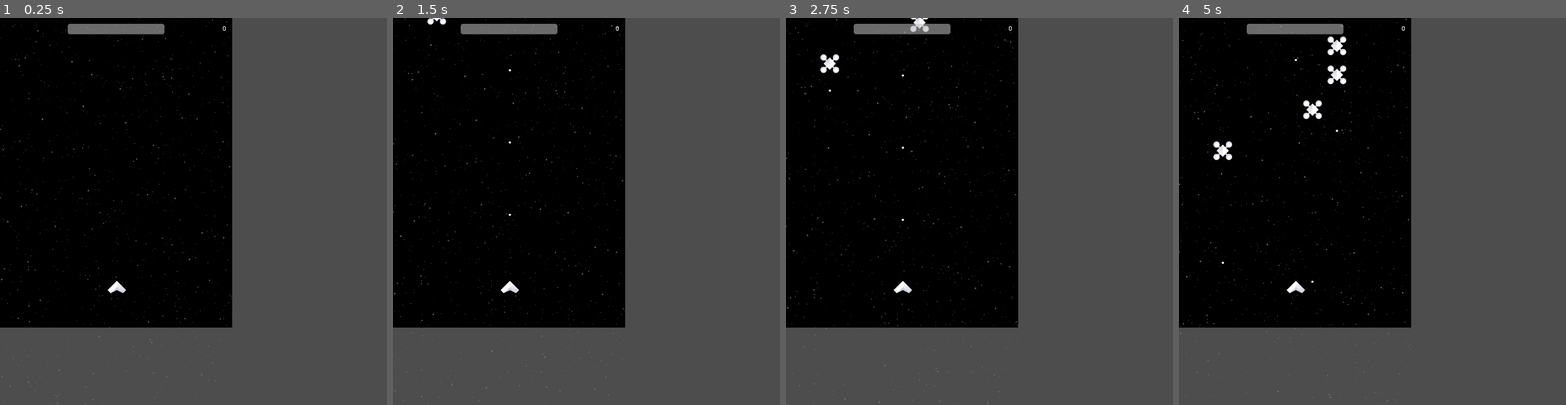
Above: before the commit, frames 1-4 (left to right).
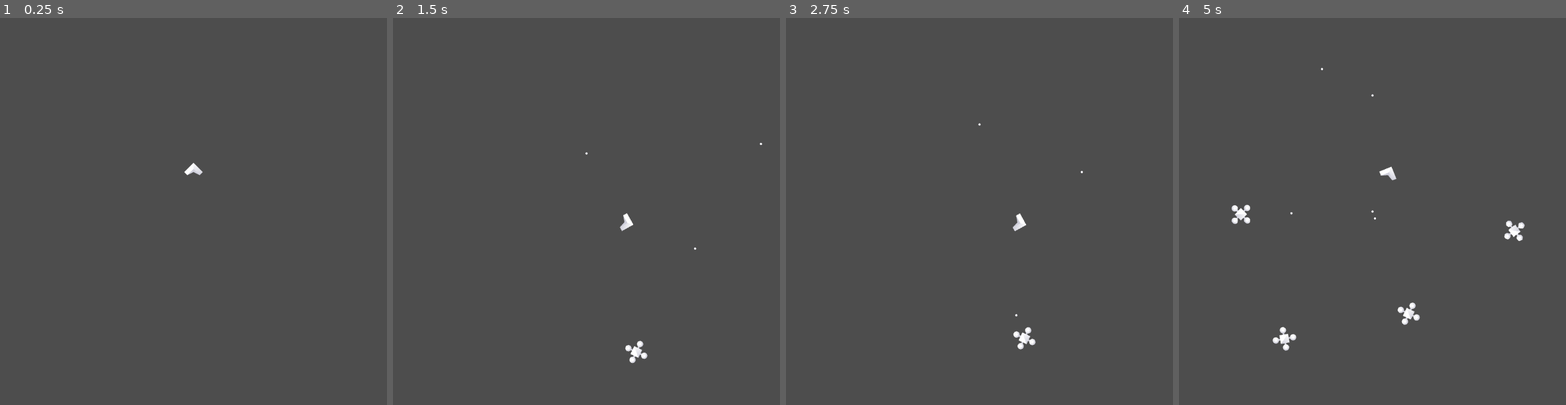
Above: after the commit, the same moments.

Repository: redpebble/mini-jame-gam-39
Game: Godot game, scene res://scenes/world.tscn
Two runs of this game, one before a commit and one after it. Both use one fixed random seed, a clock stepped at 60 frames per second and the inputs below. Before the commit the project starts from res://scenes/main.tscn.
Inputs (mouse positions are in pixels of both pictures, inside the frame that each line leads up to):
- Up to frame 1 (0.25 s): no input
- Up to frame 2 (1.5 s): move the mouse to (671, 192) at 0.52 s; press the mouse at (671, 192) at 0.53 s; hold D (right) 0.53-1.28 s; move the mouse to (509, 230) at 1.27 s; release the mouse at (509, 230) at 1.28 s; hold A (left) from 1.28 s (still down); click (509, 230) at 1.35 s
- Up to frame 3 (2.75 s): move the mouse to (1018, 126) at 2.02 s; release A (left) at 2.03 s; press the mouse at (1018, 126) at 2.03 s; hold D (right) from 2.03 s (still down)
- Up to frame 4 (5 s): move the mouse to (1353, 288) at 2.77 s; release the mouse at (1353, 288) at 2.78 s; click (1353, 288) at 2.85 s; move the mouse to (1488, 269) at 3.52 s; release D (right) at 3.53 s; press the mouse at (1488, 269) at 3.53 s; hold A (left) from 3.53 s (still down); move the mouse to (1256, 153) at 4.27 s; release the mouse at (1256, 153) at 4.28 s; click (1256, 153) at 4.35 s

The runs differ from the first frame. In frame 1, 48% of the frame differs, in the area x 0-60%, y 0-100%; in frame 2, 48%; in frame 3, 48%; in frame 4, 48%, in the area x 0-90%, y 0-100%.

Commit message:
major fuckery afoot

Diff:
--- a/godot/project.godot
+++ b/godot/project.godot
@@ -11,7 +11,7 @@
 [application]
 
 config/name="Mini Jame Gam #39"
-run/main_scene="res://scenes/main.tscn"
+run/main_scene="res://scenes/world.tscn"
 config/features=PackedStringArray("4.3", "GL Compatibility")
 
 [display]
--- /dev/null
+++ b/godot/scenes/Hitbox.gd
@@ -0,0 +1,16 @@
+# Detected by HurtBox
+class_name HitBox
+extends Area2D
+
+#warning-ignore:UNUSED_SIGNAL
+signal detected(hurtbox) # not ideal, but signal is triggered from the hurtbox class >_>
+
+@export var damage := 1
+@export var knockback := 10
+
+var disabled := false : set = set_disabled
+var knockback_direction := Vector2.ZERO
+
+func set_disabled(state):
+	disabled = state
+	set_deferred("monitorable", not disabled)
--- /dev/null
+++ b/godot/scenes/Hurtbox.gd
@@ -0,0 +1,90 @@
+# Allows its owner to detect hits and take damage
+class_name HurtBox
+extends Area2D
+
+signal invincibility_started
+signal invincibility_ended
+
+@export var allow_retrigger := false ## Hitboxes don't need to reenter this area to inflict damage.
+@export var automatic_invincibility := false
+@export_range(0.1, 3, 0.1) var invincibilty_duration : float = 2.0 # seconds
+@export var friendly_groups : Array[String] = []
+@export var last_registered_hit := {
+	"damage" : 0,
+	"direction" : 0,
+}
+
+var invincible := false : set = set_invincible
+var i_timer : SceneTreeTimer = null
+
+
+func _init() -> void:
+	# The hurtbox should detect hits but not deal them. This variable does that.
+	monitorable = false
+
+
+func _ready() -> void:
+	connect("area_entered", self._on_area_entered)
+	connect("invincibility_started", self._on_invincibility_started)
+	connect("invincibility_ended", self._on_invincibility_ended)
+
+
+func _on_area_entered(hitbox):
+	if not allow_retrigger:
+		register_hit(hitbox)
+
+func _process(delta):
+	if allow_retrigger:
+		var hitboxes = get_overlapping_areas()
+		for hitbox in hitboxes:
+			register_hit(hitbox, delta * 0.5)
+
+
+func register_hit(hitbox : HitBox, modifier := 1.0):
+	if hitbox.owner == self:
+		return
+	if is_friendly(hitbox):
+		return
+
+	if owner.has_method("take_damage"):
+		owner.take_damage(hitbox.damage * modifier)
+		last_registered_hit.damage = hitbox.damage * modifier
+	if owner.has_method("take_knockback"):
+		var knockback_vec = -global_position.direction_to(hitbox.global_position)
+		if hitbox.get("knockback_direction") != null:
+			knockback_vec = hitbox.knockback_direction
+		owner.take_knockback(hitbox.knockback, knockback_vec)
+		last_registered_hit.direction = knockback_vec
+
+	# double check this export variable if experiencing issues
+	if automatic_invincibility:
+		start_invincibility(invincibilty_duration)
+
+
+	hitbox.detected.emit(self)
+
+
+## Invincibility ##
+func set_invincible(state):
+	invincible = state
+	if invincible:
+		emit_signal("invincibility_started")
+	else:
+		emit_signal("invincibility_ended")
+
+func start_invincibility(duration : float = invincibilty_duration):
+	self.set_invincible(true)
+	# start invincibility timer
+	i_timer = get_tree().create_timer(duration, false)
+	i_timer.connect("timeout", self.set_invincible.bind(false))
+
+func _on_invincibility_started():
+	set_deferred("monitoring", false)
+func _on_invincibility_ended():
+	set_deferred("monitoring", true)
+
+func is_friendly(hitbox : HitBox):
+	for g in friendly_groups:
+		if hitbox.owner.is_in_group(g):
+			return true
+	return false
--- a/godot/scenes/characters/character.gd
+++ /dev/null
@@ -1,3 +0,0 @@
-class_name Character extends DestructibleBody
-
-@export var speed: float
--- a/godot/scenes/characters/enemy.gd
+++ b/godot/scenes/characters/enemy.gd
@@ -1,23 +1,17 @@
-extends Character
+extends Node2D
+
+signal destroyed
 
 @export var collision_damage = 5
 @onready var gun = $Gun
-var direction: Vector2 = Vector2.DOWN
-
-func _physics_process(delta: float) -> void:
-	velocity = direction.normalized() * speed
-	look_at(position + velocity)
-	rotation += PI/2
-
-	var collision = move_and_collide(velocity * delta)
-	if collision:
-		deal_damage(collision.get_collider(), collision_damage)
-
-		# spawn explosion?
 
 func _on_gun_reloaded() -> void:
-	gun.fire()
+	gun.fire(Vector2.from_angle(global_rotation - PI/2))
 
 func _ready() -> void:
-	super()
-	gun.fire()
+	print(global_position)
+	gun.fire(Vector2.from_angle(global_rotation - PI/2))
+
+func take_damage(damage):
+	queue_free()
+	destroyed.emit()
--- a/godot/scenes/characters/enemy.tscn
+++ b/godot/scenes/characters/enemy.tscn
@@ -1,28 +1,30 @@
-[gd_scene load_steps=6 format=3 uid="uid://dw83puyctgkvr"]
+[gd_scene load_steps=7 format=3 uid="uid://dw83puyctgkvr"]
 
 [ext_resource type="Script" path="res://scenes/characters/enemy.gd" id="1_40tls"]
 [ext_resource type="Texture2D" uid="uid://1tcsmqagl20p" path="res://assets/sprites/enemy.png" id="1_k44jb"]
+[ext_resource type="Script" path="res://scenes/Hurtbox.gd" id="2_6qwq7"]
 [ext_resource type="PackedScene" uid="uid://bv71ipe4guxhc" path="res://scenes/weapons/gun.tscn" id="3_3scxx"]
 [ext_resource type="PackedScene" uid="uid://dq8py7uoxdep4" path="res://scenes/weapons/projectiles/pellet.tscn" id="4_lit67"]
 
 [sub_resource type="CircleShape2D" id="CircleShape2D_6gdus"]
 radius = 29.0
 
-[node name="Enemy" type="CharacterBody2D"]
-collision_layer = 2
+[node name="Enemy" type="Node2D"]
 script = ExtResource("1_40tls")
-speed = 100.0
-max_hp = 2
 
 [node name="Sprite2D" type="Sprite2D" parent="."]
 texture = ExtResource("1_k44jb")
 
-[node name="CollisionShape2D" type="CollisionShape2D" parent="."]
+[node name="HurtBox" type="Area2D" parent="."]
+collision_layer = 2
+script = ExtResource("2_6qwq7")
+
+[node name="CollisionShape2D" type="CollisionShape2D" parent="HurtBox"]
 shape = SubResource("CircleShape2D_6gdus")
 
 [node name="Gun" parent="." instance=ExtResource("3_3scxx")]
 reload_time = 1.5
-speed = 400
+speed = 300
 projectile = ExtResource("4_lit67")
 is_enemy_weapon = true
 
--- /dev/null
+++ b/godot/scenes/characters/pivot_enemy.gd
@@ -0,0 +1,16 @@
+extends Node2D
+
+@export var speed: float = 50
+var initial_distance: float = 400
+var angle: float = 0
+
+func _ready() -> void:
+	$Enemy.position.x = initial_distance
+	$Enemy.rotation -= PI/2
+	rotation = angle + PI/2
+
+func _physics_process(delta: float) -> void:
+	$Enemy.position.x -= delta * speed
+
+func _on_enemy_destroyed() -> void:
+	queue_free()
--- /dev/null
+++ b/godot/scenes/characters/pivot_enemy.tscn
@@ -0,0 +1,13 @@
+[gd_scene load_steps=3 format=3 uid="uid://bunwupkge7p2b"]
+
+[ext_resource type="Script" path="res://scenes/characters/pivot_enemy.gd" id="1_0012j"]
+[ext_resource type="PackedScene" uid="uid://dw83puyctgkvr" path="res://scenes/characters/enemy.tscn" id="2_mewn1"]
+
+[node name="PivotEnemy" type="Node2D"]
+script = ExtResource("1_0012j")
+speed = 30.0
+initial_distance = 500.0
+
+[node name="Enemy" parent="." instance=ExtResource("2_mewn1")]
+
+[connection signal="destroyed" from="Enemy" to="." method="_on_enemy_destroyed"]
--- a/godot/scenes/characters/player.gd
+++ b/godot/scenes/characters/player.gd
@@ -1,12 +1,22 @@
-extends Character
+extends Node2D
+
+signal hp_changed(current, max)
+signal destroyed
+
+@export var max_hp: int = 10
 
 @onready var gun = $Gun
 
+var hp = max_hp
+
 func _process(_delta: float) -> void:
 	if Input.is_action_pressed('fire'):
-		gun.fire(velocity)
+		gun.fire(Vector2.from_angle(global_rotation - PI/2))
 
-# func _physics_process(_delta: float) -> void:
-# 	var direction = Input.get_vector('left', 'right', 'up', 'down')
-# 	velocity = direction * speed
-# 	move_and_slide()
+func take_damage(damage):
+	hp -= damage
+	hp = clamp(hp, 0, max_hp)
+	hp_changed.emit(hp, max_hp)
+	if hp == 0:
+		queue_free()
+		destroyed.emit()
--- a/godot/scenes/characters/player.tscn
+++ b/godot/scenes/characters/player.tscn
@@ -1,23 +1,25 @@
-[gd_scene load_steps=6 format=3 uid="uid://dcp0ihw4v50o5"]
+[gd_scene load_steps=7 format=3 uid="uid://dcp0ihw4v50o5"]
 
 [ext_resource type="Script" path="res://scenes/characters/player.gd" id="1_bvevi"]
 [ext_resource type="Texture2D" uid="uid://cchpyrnuabq1e" path="res://assets/sprites/ship.png" id="1_spk3r"]
+[ext_resource type="Script" path="res://scenes/Hurtbox.gd" id="3_0lu25"]
 [ext_resource type="PackedScene" uid="uid://bv71ipe4guxhc" path="res://scenes/weapons/gun.tscn" id="3_t1q00"]
 [ext_resource type="PackedScene" uid="uid://dq8py7uoxdep4" path="res://scenes/weapons/projectiles/pellet.tscn" id="4_5cvu7"]
 
 [sub_resource type="CircleShape2D" id="CircleShape2D_luxlo"]
 radius = 20.0
 
-[node name="Player" type="CharacterBody2D"]
-collision_mask = 6
+[node name="Player" type="Node2D"]
 script = ExtResource("1_bvevi")
-speed = 400.0
-max_hp = 10
 
 [node name="Sprite2D" type="Sprite2D" parent="."]
 texture = ExtResource("1_spk3r")
 
-[node name="CollisionShape2D" type="CollisionShape2D" parent="."]
+[node name="HurtBox" type="Area2D" parent="."]
+collision_mask = 2
+script = ExtResource("3_0lu25")
+
+[node name="CollisionShape2D" type="CollisionShape2D" parent="HurtBox"]
 position = Vector2(0, 4)
 shape = SubResource("CircleShape2D_luxlo")
 
--- a/godot/scenes/destructible_body.gd
+++ /dev/null
@@ -1,31 +0,0 @@
-class_name DestructibleBody extends CharacterBody2D
-
-signal hp_changed(current, max)
-signal destroyed
-
-@export var max_hp: int
-var hp: int
-
-func set_hp(value):
-	if hp && hp == value: return
-	hp = value
-	hp_changed.emit(hp, max_hp)
-
-func deal_damage(body, dmg):
-	if body && body.has_method("take_damage"):
-		body.take_damage(dmg)
-
-func take_damage(dmg: int):
-	hp -= dmg
-	hp = clamp(hp, 0, max_hp)
-	hp_changed.emit(hp, max_hp)
-	if hp <= 0:
-		destroy()
-
-func destroy():
-	# explosion?
-	queue_free()
-	destroyed.emit()
-
-func _ready() -> void:
-	set_hp(max_hp)
--- /dev/null
+++ b/godot/scenes/enemy_pivot_group.gd
@@ -0,0 +1,12 @@
+extends Node2D
+
+signal enemy_spawned(enemy)
+
+@export var enemy_to_spawn: PackedScene
+
+func _on_spawn_timer_timeout() -> void:
+	var e = enemy_to_spawn.instantiate()
+	e.initial_distance = 400
+	e.angle = randf_range(0, 2*PI)
+	call_deferred("add_child", e)
+	enemy_spawned.emit(e)
--- a/godot/scenes/weapons/gun.gd
+++ b/godot/scenes/weapons/gun.gd
@@ -3,16 +3,15 @@
 signal reloaded
 
 @export var reload_time: float = 1
-@export var damage: float = 1
 @export var speed: int = 1000
 @export var projectile: PackedScene
 @export var is_enemy_weapon: bool
 var loaded = true
 
-func fire(vel: Vector2 = Vector2.ZERO):
+func fire(direction: Vector2):
 	if loaded:
 		var p = projectile.instantiate()
-		p.init(vel, speed, damage, global_transform, is_enemy_weapon)
+		p.init(direction, speed, global_transform, is_enemy_weapon)
 		get_tree().get_root().call_deferred("add_child", p)
 		loaded = false
 		$ReloadTimer.start()
--- a/godot/scenes/weapons/projectiles/pellet.tscn
+++ b/godot/scenes/weapons/projectiles/pellet.tscn
@@ -1,18 +1,24 @@
-[gd_scene load_steps=4 format=3 uid="uid://dq8py7uoxdep4"]
+[gd_scene load_steps=5 format=3 uid="uid://dq8py7uoxdep4"]
 
 [ext_resource type="Script" path="res://scenes/weapons/projectiles/projectile.gd" id="1_7dkft"]
+[ext_resource type="Script" path="res://scenes/Hitbox.gd" id="1_qmd7w"]
 [ext_resource type="Texture2D" uid="uid://71iwlkk2ikcq" path="res://assets/sprites/bullet.png" id="2_iatp8"]
 
 [sub_resource type="CircleShape2D" id="CircleShape2D_uyl1u"]
 radius = 3.0
 
-[node name="Pellet" type="CharacterBody2D"]
-collision_mask = 2
+[node name="Pellet" type="Node2D"]
 script = ExtResource("1_7dkft")
 
 [node name="Sprite" type="Sprite2D" parent="."]
 scale = Vector2(0.1875, 0.1875)
 texture = ExtResource("2_iatp8")
 
-[node name="CollisionShape2D" type="CollisionShape2D" parent="."]
+[node name="HitBox" type="Area2D" parent="."]
+collision_mask = 2
+script = ExtResource("1_qmd7w")
+
+[node name="CollisionShape2D" type="CollisionShape2D" parent="HitBox"]
 shape = SubResource("CircleShape2D_uyl1u")
+
+[connection signal="detected" from="HitBox" to="." method="_on_hit_box_detected"]
--- a/godot/scenes/weapons/projectiles/projectile.gd
+++ b/godot/scenes/weapons/projectiles/projectile.gd
@@ -1,19 +1,22 @@
-class_name Projectile extends DestructibleBody
+class_name Projectile extends Node2D
 
+var direction: Vector2 = Vector2.RIGHT
 var speed: float = 1000
-var damage: int = 1
+var is_enemy_weapon: bool = false
 
-func init(vel, spd, dmg, global_trns, is_enemy_weapon):
+func init(dir, spd, global_trns, is_enemy):
+	direction = dir
 	speed = spd
-	damage = dmg
 	global_transform = global_trns
-	if is_enemy_weapon:
-		collision_layer = 2
-		collision_mask = 1
-	velocity = (vel / 7) + (-transform.y * speed)
+	is_enemy_weapon = is_enemy
 
 func _physics_process(delta: float) -> void:
-	var collision = move_and_collide(velocity * delta)
-	if collision:
-		deal_damage(collision.get_collider(), damage)
-		destroy()
+	position += direction * speed * delta
+
+func _ready() -> void:
+	if is_enemy_weapon:
+		$HitBox.collision_layer = 2
+		$HitBox.collision_mask = 1
+
+func _on_hit_box_detected(hurtbox: Variant) -> void:
+	queue_free()
--- a/godot/scenes/world.tscn
+++ b/godot/scenes/world.tscn
@@ -1,29 +1,47 @@
-[gd_scene load_steps=5 format=3 uid="uid://wjd0nsgbac3a"]
+[gd_scene load_steps=8 format=3 uid="uid://wjd0nsgbac3a"]
 
 [ext_resource type="Texture2D" uid="uid://b5bwt0no124se" path="res://assets/sprites/planet.png" id="1_5ooyd"]
 [ext_resource type="PackedScene" uid="uid://dcp0ihw4v50o5" path="res://scenes/characters/player.tscn" id="2_4fgon"]
-[ext_resource type="Script" path="res://scenes/pivot_node.gd" id="2_crob7"]
+[ext_resource type="Script" path="res://scenes/player_pivot.gd" id="2_crob7"]
+[ext_resource type="Script" path="res://scenes/enemy_pivot_group.gd" id="2_whcb7"]
+[ext_resource type="Script" path="res://scenes/Hurtbox.gd" id="3_k05c8"]
+[ext_resource type="PackedScene" uid="uid://bunwupkge7p2b" path="res://scenes/characters/pivot_enemy.tscn" id="3_kljav"]
 
 [sub_resource type="CircleShape2D" id="CircleShape2D_ruwvl"]
 radius = 70.0
 
 [node name="World" type="Node2D"]
 
-[node name="Planet" type="StaticBody2D" parent="."]
-position = Vector2(500, 500)
-
-[node name="CollisionShape2D" type="CollisionShape2D" parent="Planet"]
-shape = SubResource("CircleShape2D_ruwvl")
+[node name="Planet" type="Node2D" parent="."]
 
 [node name="Sprite" type="Sprite2D" parent="Planet"]
+visible = false
 scale = Vector2(3.125, 3.125)
 texture = ExtResource("1_5ooyd")
 
-[node name="PivotNode" type="Node2D" parent="Planet"]
+[node name="HurtBox" type="Area2D" parent="Planet"]
+collision_mask = 2
+script = ExtResource("3_k05c8")
+
+[node name="CollisionShape2D" type="CollisionShape2D" parent="Planet/HurtBox"]
+shape = SubResource("CircleShape2D_ruwvl")
+
+[node name="EnemyPivotGroup" type="Node2D" parent="."]
+position = Vector2(500, 500)
+script = ExtResource("2_whcb7")
+enemy_to_spawn = ExtResource("3_kljav")
+
+[node name="SpawnTimer" type="Timer" parent="EnemyPivotGroup"]
+autostart = true
+
+[node name="PlayerPivot" type="Node2D" parent="."]
+position = Vector2(500, 500)
 rotation = -1.5708
 script = ExtResource("2_crob7")
 acceleration = 10.0
 
-[node name="Player" parent="Planet/PivotNode" instance=ExtResource("2_4fgon")]
+[node name="Player" parent="PlayerPivot" instance=ExtResource("2_4fgon")]
 position = Vector2(110, 0)
 rotation = 1.5708
+
+[connection signal="timeout" from="EnemyPivotGroup/SpawnTimer" to="EnemyPivotGroup" method="_on_spawn_timer_timeout"]
Renamed: godot/scenes/pivot_node.gd -> godot/scenes/player_pivot.gd
Not shown, added: godot/scenes/characters/piv5E68.tmp
Not shown, added: godot/scenes/characters/piv7839.tmp
